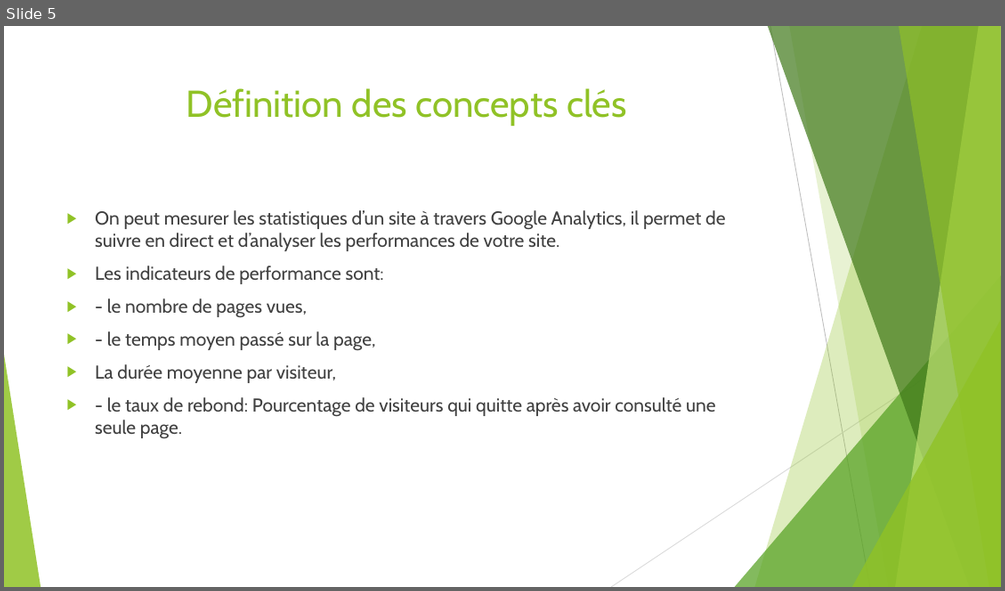
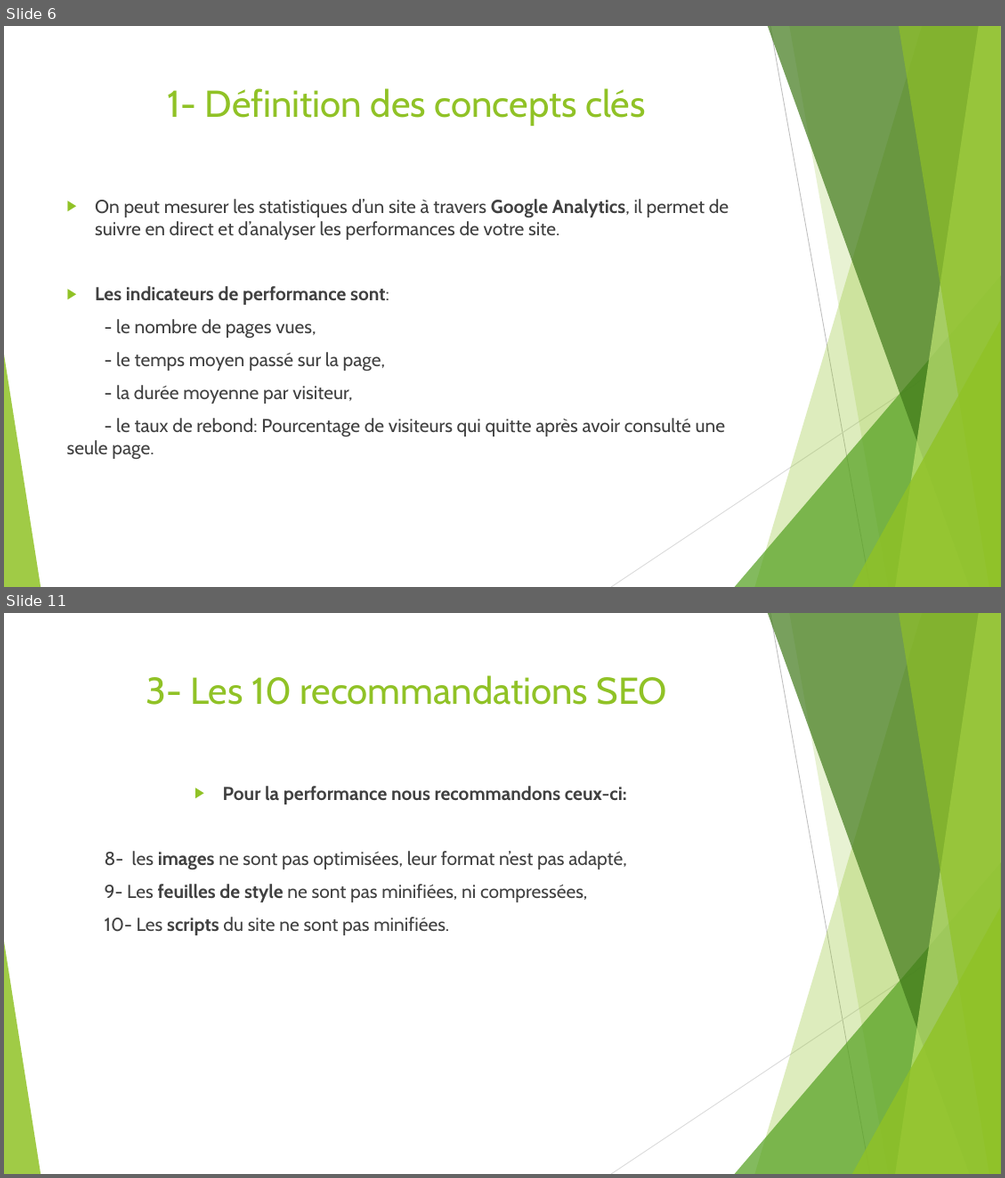
Before and after one commit to SOW-tech/Projet4ameliore, a slide deck: Présentation Projet4.pptx. Shown one above the other, each under a label of ours: slide 5 before the commit, slides 6 and 11 after it; the slides between them are not shown. The pictures are 1005x591 and 1005x1178 pixels, drawn with LibreOffice and Linux fonts; fonts in the diff are those of the drawing. Boxes give left, top, right and bottom in pixels: in the first picture for what was removed or moved away, otherwise in the second. Text is boxed around its words. In the diff, an @@ line names an element or a change of style, - is before the commit and + after.

Commit message:
reglage des images

```diff
--- a/Présentation Projet4.pptx
+++ b/Présentation Projet4.pptx
@@ slide 11 added at [4,613,1001,1174], background #FFFFFF; not listed: 10 template elements that a slide beside it also shows @@
@@ title added at [146,675,668,705], 36 pt, text #90C226 @@
+3- Les 10 recommandations SEO
@@ text added at [105,786,627,935], 18 pt, text #404040 @@
+▶ Pour la performance nous recommandons ceux-ci:
+8- les images ne sont pas optimisées, leur format n’est pas adapté,
+9- Les feuilles de style ne sont pas minifiées, ni compressées,
+10- Les scripts du site ne sont pas minifiées.
@@ what was slide 5 is now slide 6 @@
@@ slide 6 changed as well @@
@@ title at [168,88,646,126]: text changed @@
-Définition des concepts clés
+1- Définition des concepts clés
@@ text "On peut mesurer les statistiques ...": place and size @@
-text "On peut mesurer les statistiques ..." at [95,210,725,438]
+text "On peut mesurer les statistiques ..." at [67,199,728,459]
@@ text at [67,199,728,459]: bold on in "Google Analytics,", "Les indicateurs de performance sont:"; bullet ▶ to none @@
@@ text at [116,385,352,403]: text changed @@
-▶ La durée moyenne par visiteur,
+- la durée moyenne par visiteur,
```
Also in this commit, not shown: 5 other slides changed, 8 other slides added, 10 other files.
